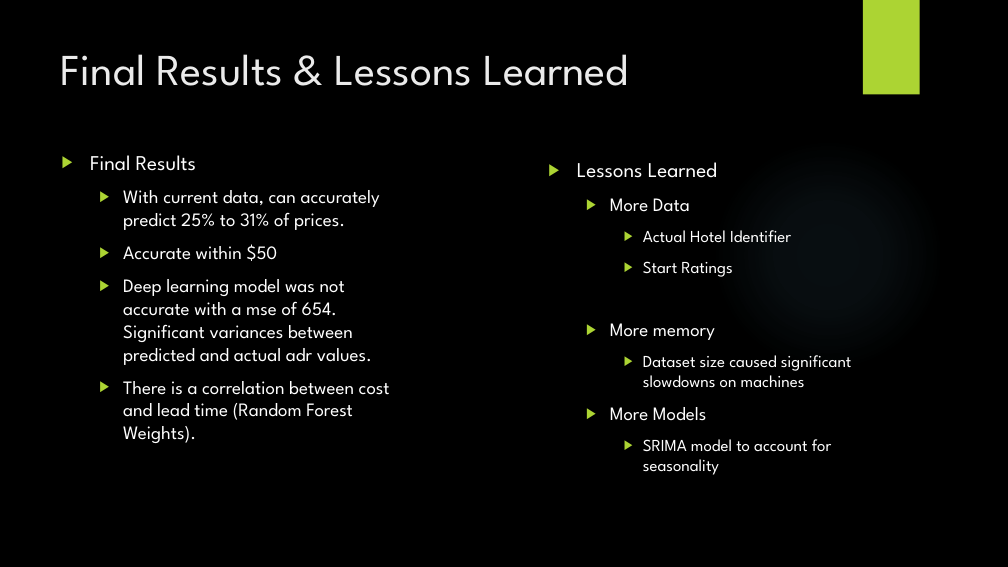
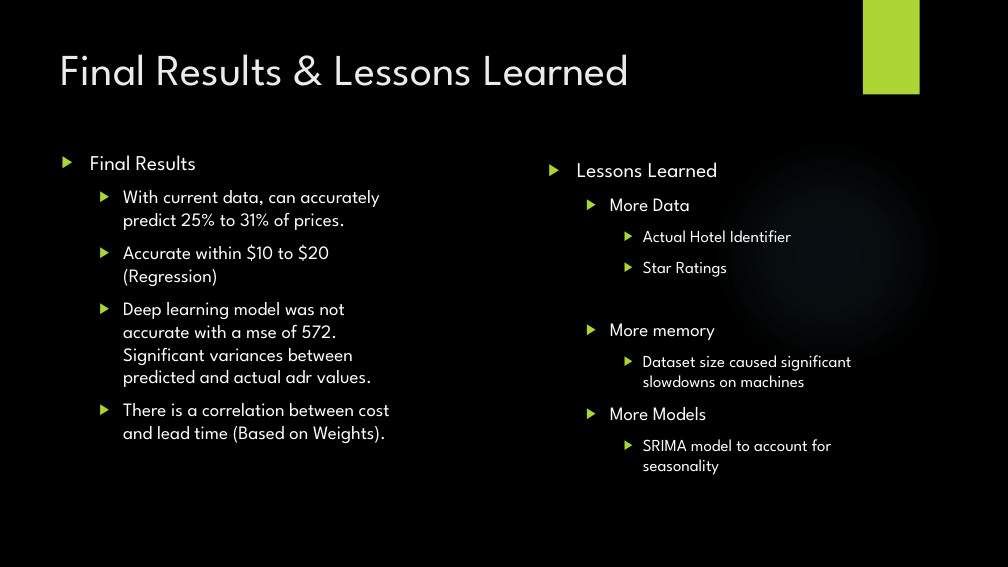
Before and after one commit to johnmyronmillar/HotelPricePredictor, a slide deck: slide 14 of Project_Presentation.pptx. Drawn at 1008x567 pixels with LibreOffice and Linux fonts; fonts in the diff are those of the drawing; background and template pictures are left out. Boxes give left, top, right and bottom in pixels: in the first picture for what was removed or moved away, otherwise in the second. Text is boxed around its words. In the diff, an @@ line names an element or a change of style, - is before the commit and + after.

```diff
--- a/Project_Presentation.pptx
+++ b/Project_Presentation.pptx
@@ text at bbox=[123, 244, 390, 443]: text changed @@
-  ▶ Accurate within $50
-  ▶ Deep learning model was not accurate with a mse of 654. Significant variances between predicted and actual adr values.
-  ▶ There is a correlation between cost and lead time (Random Forest Weights).
+  ▶ Accurate within $10 to $20 (Regression)
+  ▶ Deep learning model was not accurate with a mse of 572. Significant variances between predicted and actual adr values.
+  ▶ There is a correlation between cost and lead time (Based on Weights).
@@ text at bbox=[643, 261, 727, 277]: text changed @@
-    ▶ Start Ratings
+    ▶ Star Ratings
```
Also in this commit, not shown: 6 other slides changed.
